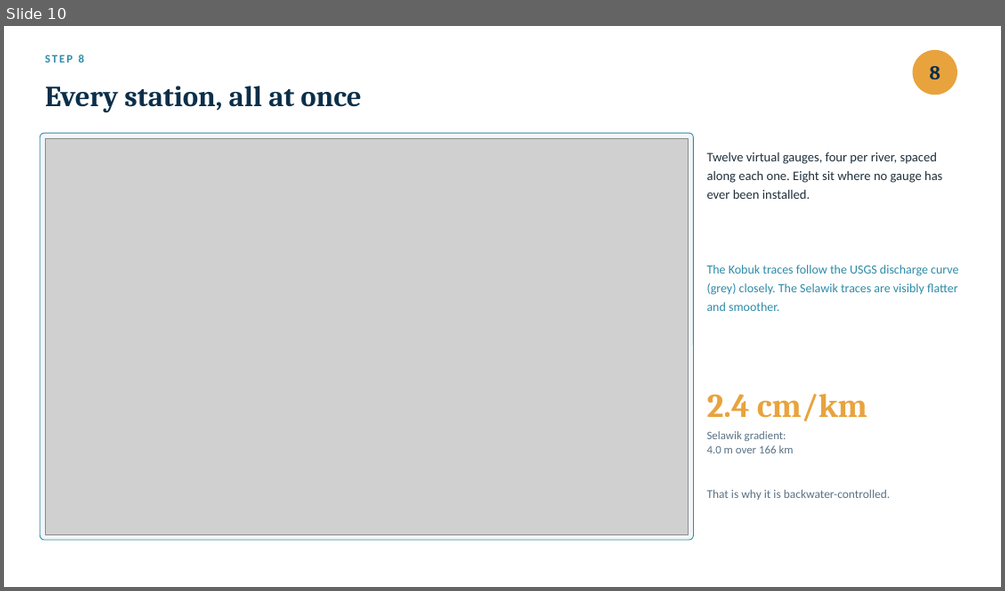
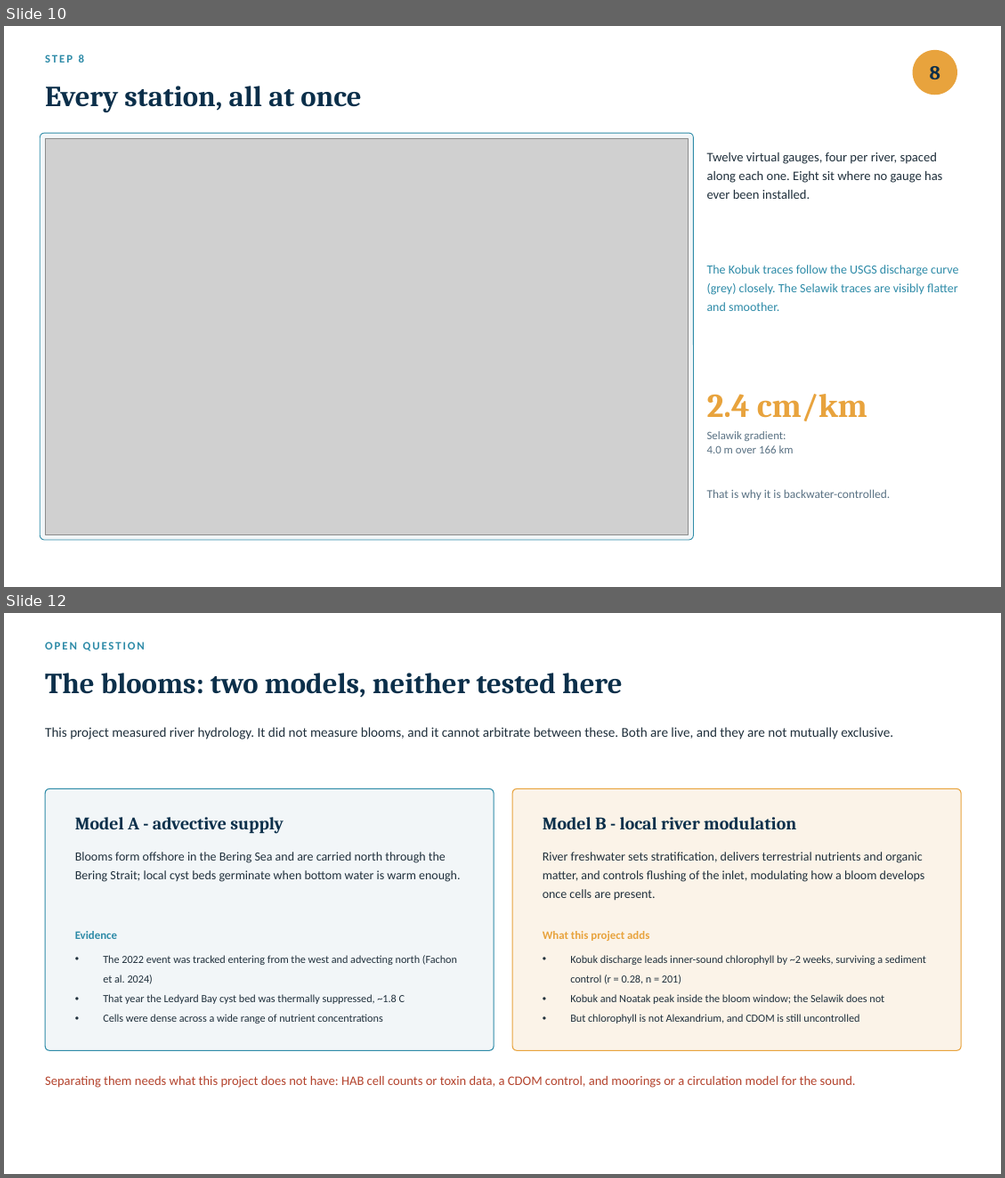
Before and after one commit to tmittal22/swot-kotzebue-sound, a slide deck: deck/Kotzebue_Sequential_Walkthrough.pptx. Shown one above the other, each under a label of ours: slide 10 before the commit, slides 10 and 12 after it; the slides between them are not shown. The pictures are 1005x591 and 1005x1178 pixels, drawn with LibreOffice and Linux fonts; fonts in the diff are those of the drawing; grey boxes stand for pictures. Boxes give left, top, right and bottom in pixels: in the first picture for what was removed or moved away, otherwise in the second. Text is boxed around its words. In the diff, an @@ line names an element or a change of style, - is before the commit and + after.

```diff
--- a/deck/Kotzebue_Sequential_Walkthrough.pptx
+++ b/deck/Kotzebue_Sequential_Walkthrough.pptx
@@ slide 12 added at (4, 613, 1001, 1174), background #FFFFFF @@
@@ text added at (45, 641, 145, 651), 11 pt, text #2E8BA8, bold @@
+OPEN QUESTION
@@ text added at (45, 673, 622, 698), 28 pt, text #0B2F4A, bold @@
+The blooms: two models, neither tested here
@@ text added at (45, 727, 893, 739), 13 pt, text #20303C @@
+This project measured river hydrology. It did not measure blooms, and it cannot arbitrate between these. Both are live, and they are not mutually exclusive.
@@ rounded rectangle added at (45, 788, 494, 1051), fill #F2F6F8, outline #2E8BA8 0.9 pt @@
@@ rounded rectangle added at (512, 788, 961, 1051), fill #FBF3E8, outline #E8A33D 0.9 pt @@
@@ text added at (75, 817, 283, 834), 17 pt, text #0B2F4A, bold @@
+Model A - advective supply
@@ text added at (542, 817, 796, 829), 17 pt, text #0B2F4A, bold @@
+Model B - local river modulation
@@ text added at (75, 852, 460, 882), 12 pt, text #20303C @@
+Blooms form offshore in the Bering Sea and are carried north through the Bering Strait; local cyst beds germinate when bottom water is warm enough.
@@ text added at (542, 852, 925, 900), 12 pt, text #20303C @@
+River freshwater sets stratification, delivers terrestrial nutrients and organic matter, and controls flushing of the inlet, modulating how a bloom develops once cells are present.
@@ text added at (75, 931, 117, 939), 11 pt, text #2E8BA8, bold @@
+Evidence
@@ text added at (542, 931, 649, 941), 11 pt, text #E8A33D, bold @@
+What this project adds
@@ text added at (103, 955, 457, 1023), 10.5 pt, text #20303C @@
+• The 2022 event was tracked entering from the west and advecting north (Fachon et al. 2024)
+• That year the Ledyard Bay cyst bed was thermally suppressed, ~1.8 C
+• Cells were dense across a wide range of nutrient concentrations
@@ text added at (570, 955, 926, 1023), 10.5 pt, text #20303C @@
+• Kobuk discharge leads inner-sound chlorophyll by ~2 weeks, surviving a sediment control (r = 0.28, n = 201)
+• Kobuk and Noatak peak inside the bloom window; the Selawik does not
+• But chlorophyll is not Alexandrium, and CDOM is still uncontrolled
@@ text added at (45, 1076, 856, 1087), 12.5 pt, text #B4442E @@
+Separating them needs what this project does not have: HAB cell counts or toxin data, a CDOM control, and moorings or a circulation model for the sound.
```
Also in this commit, not shown: 2 slides changed, 3 other files.
